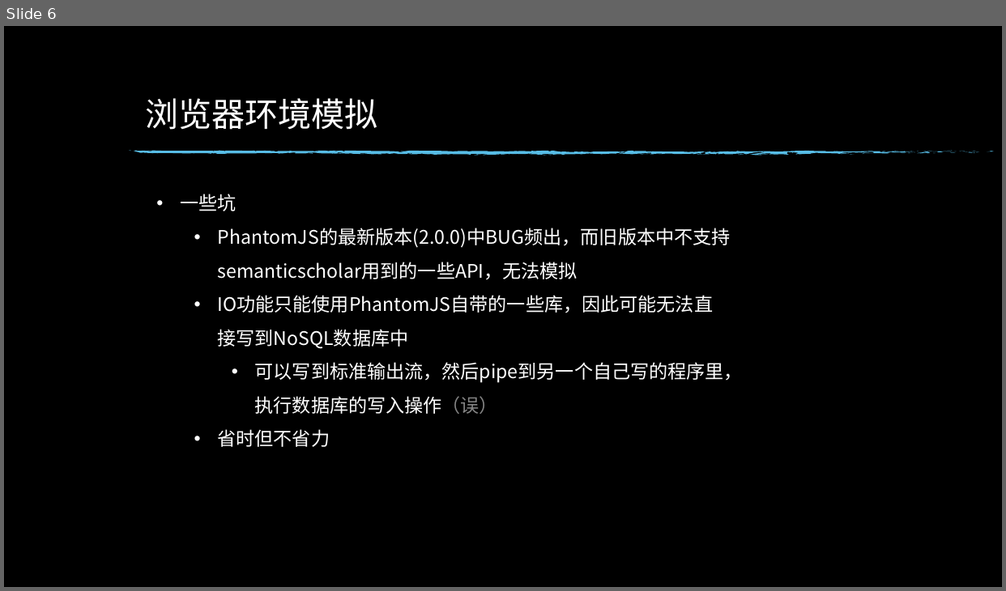
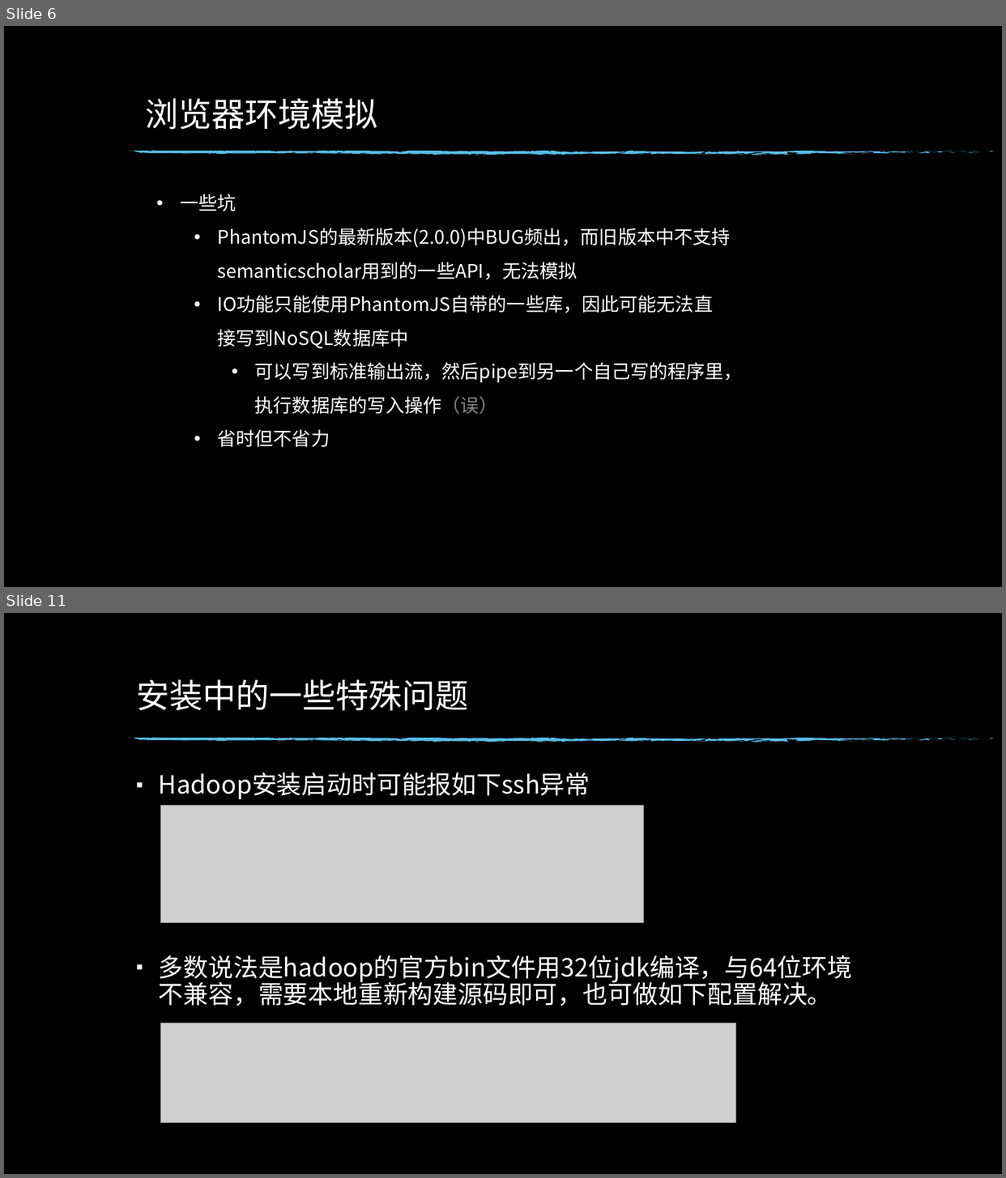
Before and after one commit to luminocean/cloud-computing, a slide deck: homework/实践1.pptx. Shown one above the other, each under a label of ours: slide 6 before the commit, slides 6 and 11 after it; the slides between them are not shown. The pictures are 1006x591 and 1006x1178 pixels, drawn with LibreOffice and Linux fonts; fonts in the diff are those of the drawing; grey boxes stand for pictures; background and template pictures are left out. Boxes give left, top, right and bottom in pixels: in the first picture for what was removed or moved away, otherwise in the second. Text is boxed around its words. In the diff, an @@ line names an element or a change of style, - is before the commit and + after.

```diff
--- a/homework/实践1.pptx
+++ b/homework/实践1.pptx
@@ slide 11 added at (4,613,1002,1174), background picture (left out); not listed: 74 template elements that a slide beside it also shows @@
@@ title added at (136,679,469,711), 32 pt, text #FFFFFF @@
+安装中的一些特殊问题
@@ text added at (159,773,852,1006), 24 pt, text #FFFFFF @@
+▪ Hadoop安装启动时可能报如下ssh异常
+▪ 多数说法是hadoop的官方bin文件用32位jdk编译，与64位环境不兼容，需要本地重新构建源码即可，也可做如下配置解决。
@@ picture added at (161,806,644,923) @@
@@ picture added at (161,1023,736,1122) @@
```
Also in this commit, not shown: 1 slide changed, 4 other slides added.
